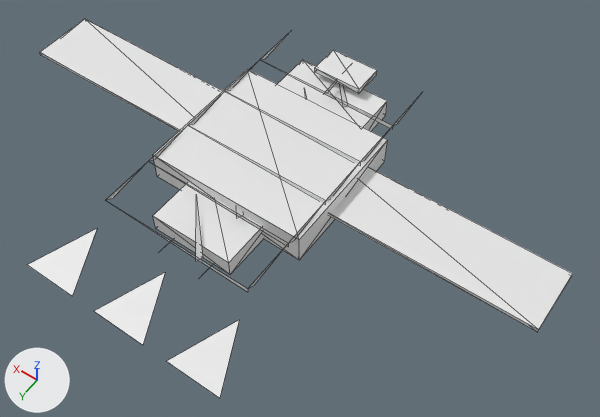
The OBJ model GameData/Meshes/Designs/korath/korath_corvette_mk1_04.obj, before and after one commit.
Rendered twice from a 50 mm lens placed at (-2.93, 3.69, 5.46), pointed at (-0.43, 0.19, -0.03). The lights are fixed; the arrows at lower left show +X, +Y and +Z. The picture after the commit comes second. Mesh edges are drawn as thin lines. Where no turn or scale is listed for an object, it has been applied to the vertices. Vertices at exactly the same position are counted once.

The scene before the commit, as lines of its bpy script (objects in view):
```python
me_korath_corvette_mk1_04 = bpy.data.meshes.new('korath_corvette_mk1_04')
me_korath_corvette_mk1_04.from_pydata(...)  # 141 vertices, 109 faces; spans x -2.58..2.58, y -1.28..1.93, z -0.05..0.31
ob_korath_corvette_mk1_04 = bpy.data.objects.new('korath_corvette_mk1_04', me_korath_corvette_mk1_04)
ob_korath_corvette_mk1_04.location = (0.0, 0.0, 0.0)
```
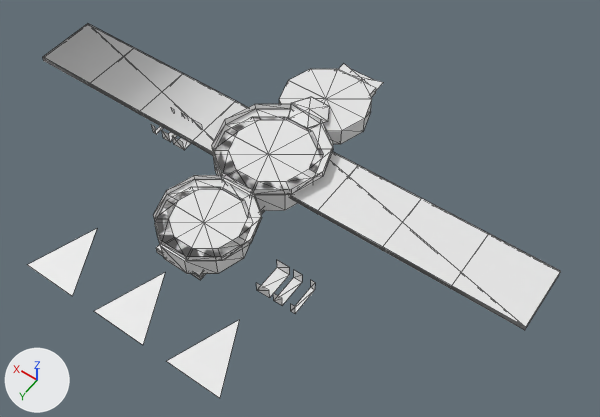
Changed parts and their boxes (x1, y1, x2, y2) in the pictures (600 x 417 px):
'korath_corvette_mk1_04', reshaped: before (28, 19, 573, 398); after (28, 23, 561, 398)
part 1 of me_korath_corvette_mk1_04, added: after (156, 81, 376, 280)
part 2 of me_korath_corvette_mk1_04, rebuilt (53% narrower, 51% shorter): before (153, 69, 387, 260); after (213, 117, 323, 211)
part 3 of me_korath_corvette_mk1_04, rebuilt: before (278, 60, 387, 131); after (279, 69, 372, 144)
part 4 of me_korath_corvette_mk1_04, rebuilt: before (153, 183, 263, 275); after (155, 187, 252, 274)
part 5 of me_korath_corvette_mk1_04, rebuilt: before (330, 168, 573, 332); after (291, 152, 561, 330)
part 6 of me_korath_corvette_mk1_04, rebuilt: before (40, 19, 223, 132); after (43, 23, 248, 155)
part 7 of me_korath_corvette_mk1_04, deleted: before (315, 50, 377, 107)
part 8 of me_korath_corvette_mk1_04, cut back: before (106, 34, 421, 292); after (151, 64, 384, 313)

What the commit changed:
me_korath_corvette_mk1_04 is used by ob_korath_corvette_mk1_04; location (0.0, 0.0, 0.0).
me_korath_corvette_mk1_04 had 141 vertices, 109 faces and spanned x -2.58..2.58, y -1.28..1.93, z -0.05..0.31.
me_korath_corvette_mk1_04 now has 395 vertices, 439 faces and spans x -2.5..2.5, y -1.46..1.93, z -0.01..0.29.
me_korath_corvette_mk1_04 part 1: a new loose piece, a box spanning x -0.225..0.225, y -1.322..1.237, z -0.009..0.056.
me_korath_corvette_mk1_04 part 2: the loose piece of 8 vertices spanning x -0.75..0.75, y -0.64..0.64, z 0.0..0.28 is rebuilt with 24 vertices and now spans x -0.46..0.46, y -0.4..0.48, z 0.02..0.23.
me_korath_corvette_mk1_04 part 3: the loose piece of 8 vertices spanning x -0.46..0.46, y -1.11..-0.68, z 0.01..0.2 is rebuilt with 24 vertices and now spans x -0.41..0.41, y -1.2..-0.42, z 0.02..0.19.
me_korath_corvette_mk1_04 part 4: the loose piece of 8 vertices spanning x -0.39..0.39, y 0.38..1.07, z 0.0..0.17 is rebuilt with 24 vertices and now spans x -0.39..0.39, y 0.53..1.27, z 0.02..0.19.
me_korath_corvette_mk1_04 part 5: the loose piece of 8 vertices spanning x -2.58..-0.03, y -0.38..0.21, z 0.12..0.16 is rebuilt with 48 vertices and now spans x -2.5..-0.04, y -0.34..0.26, z 0.12..0.17.
me_korath_corvette_mk1_04 part 6: the loose piece of 8 vertices spanning x 0.03..2.58, y -0.38..0.21, z 0.12..0.16 is rebuilt with 40 vertices and now spans x 0.04..2.5, y -0.34..0.26, z 0.12..0.17.
me_korath_corvette_mk1_04 part 7: 12 loose pieces with 41 vertices, spanning x -0.24..0.24, y -1.28..0.73, z -0.05..0.31, are deleted.
Part 8, on me_korath_corvette_mk1_04:
48 vertices are removed from x -1.75..1.75, y -1.28..1.24, z -0.05..0.31.
22 faces are deleted.
116 vertices are added at x -1.45..1.16, y -1.46..1.25, z -0.01..0.28.
24 new vertices lie (0.0, 0.0, 0.1) away from vertices in x -1.05..1.05, y 0.09..1.11, z 0.11.
22 new vertices lie (0.0, 0.0, 0.06) away from vertices in x -0.51..0.51, y -0.51..1.25, z 0.19..0.23.
16 new vertices lie (0.24, 0.0, 0.0) away from vertices in x -0.12, y -1.46..1.24, z -0.01..0.0.
8 new vertices lie (0.7, 0.0, 0.0) away from vertices in x -1.45..0.75, y -0.1..0.01, z 0.13..0.14.
8 new vertices lie (0.44, 0.0, 0.0) away from vertices in x -0.22, y -1.32..1.24, z 0.02.
8 new vertices lie (0.0, -0.14, 0.0) away from vertices in x -0.22..0.22, y -1.32..1.24, z 0.02.
8 new vertices lie (0.0, -0.13, 0.0) away from vertices in x -0.22..0.22, y -0.96..0.87, z 0.02.
166 new faces join them.
Other edits to the shape of me_korath_corvette_mk1_04 do not show in these pictures.
